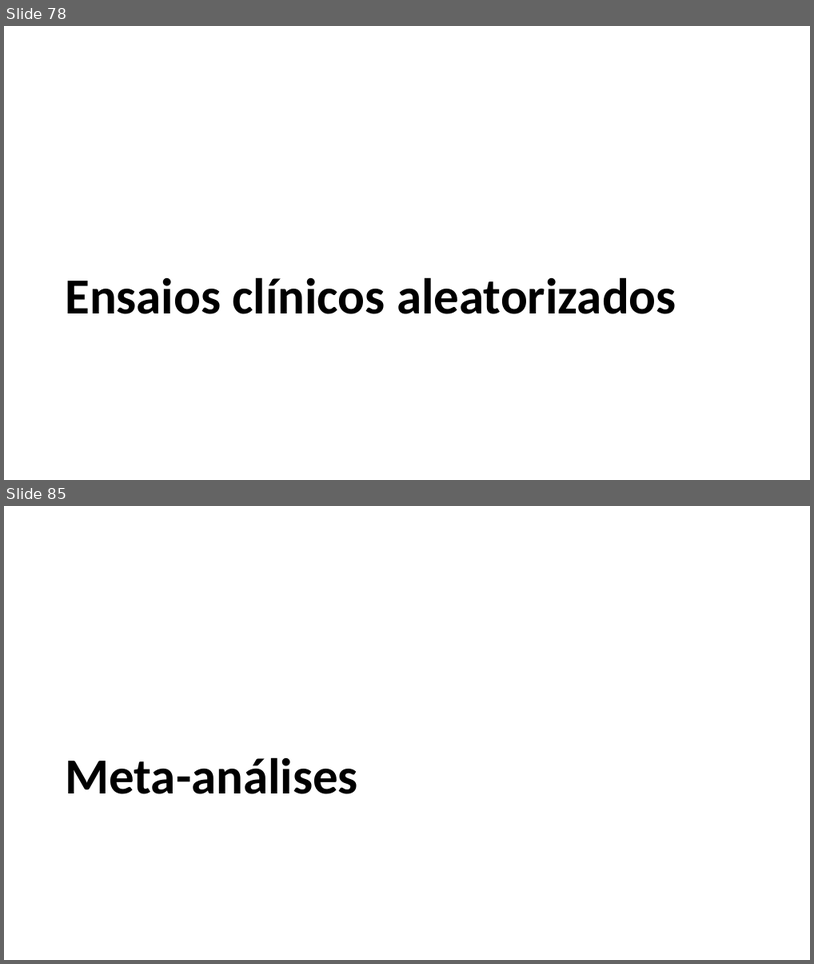
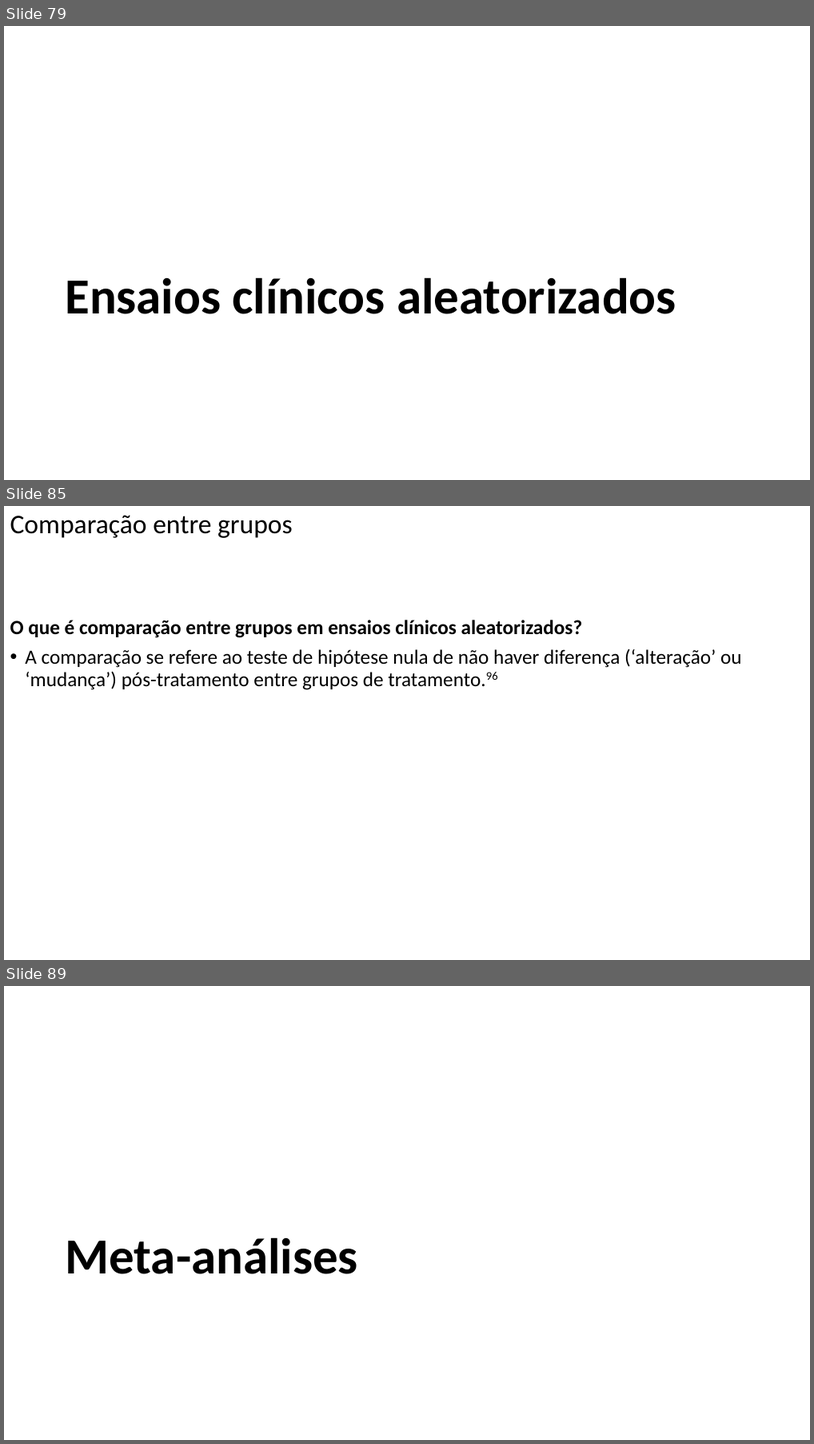
Before and after one commit to FerreiraAS/Ciencia-com-R, a slide deck: Ciência-com-R.pptx. Shown one above the other, each under a label of ours: slides 78 and 85 before the commit, slides 79, 85 and 89 after it; the slides between them are not shown. The pictures are 814x964 and 814x1444 pixels, drawn with LibreOffice and Linux fonts; fonts in the diff are those of the drawing. Boxes give left, top, right and bottom in pixels: in the first picture for what was removed or moved away, otherwise in the second. Text is boxed around its words. In the diff, an @@ line names an element or a change of style, - is before the commit and + after.

```diff
--- a/Ciência-com-R.pptx
+++ b/Ciência-com-R.pptx
@@ slide 85 added at (4,506,810,960), background #FFFFFF @@
@@ title added at (10,515,293,538), 32 pt, text #000000 @@
+Comparação entre grupos
@@ text added at (10,620,742,690), 24 pt, text #000000 @@
+O que é comparação entre grupos em ensaios clínicos aleatorizados?
+• A comparação se refere ao teste de hipótese nula de não haver diferença (‘alteração’ ou ‘mudança’) pós-tratamento entre grupos de tratamento.96
@@ what was slide 78 is now slide 79 @@
@@ what was slide 85 is now slide 89 @@
```
Also in this commit, not shown: 11 slides changed, 3 other slides added, 45 other files.
